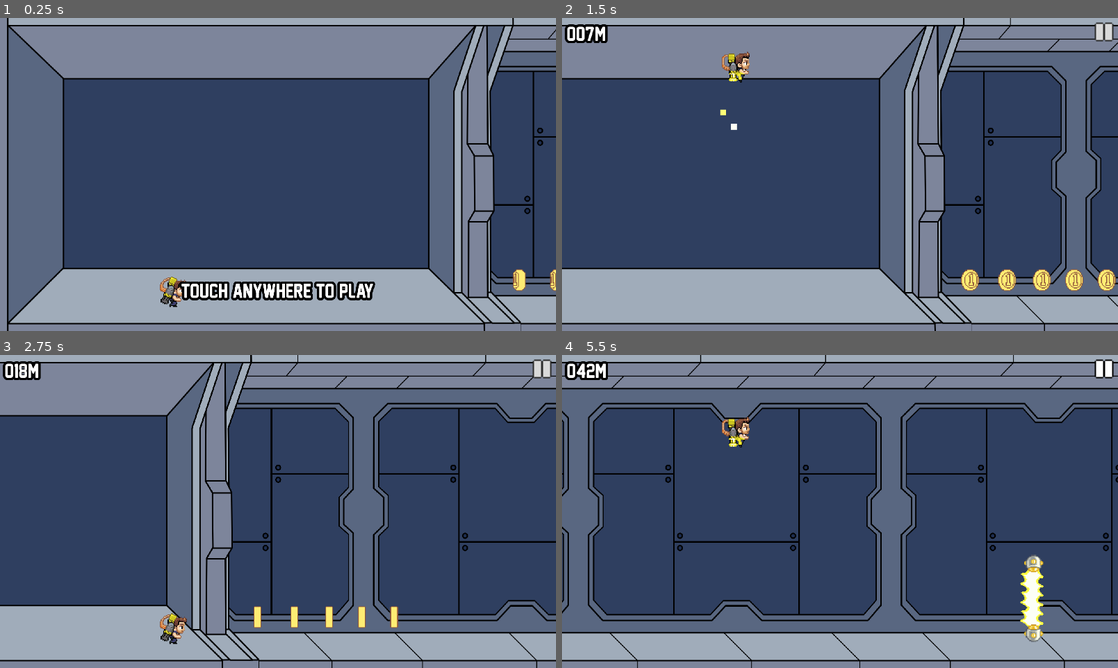
Above: before the commit, frames 1-4 (two rows, left to right).
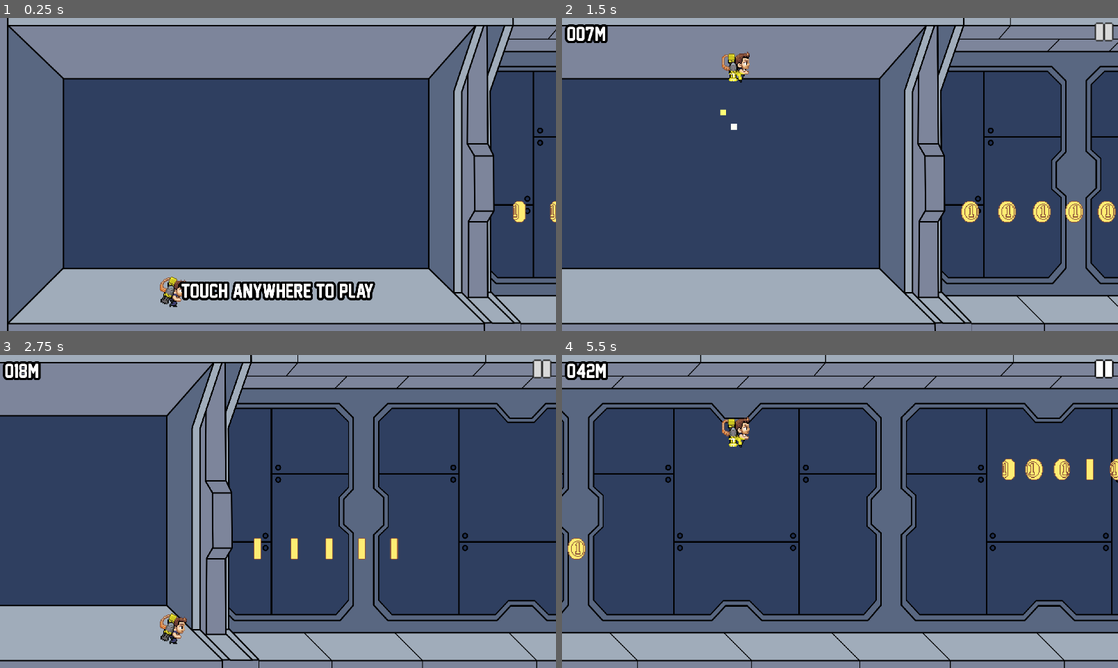
Above: after the commit, the same moments.

Repository: reyvanomario/data-dash
Game: Godot game, scene res://stages/main/main.tscn
Same seed, same stepped clock (60 frames per second), same inputs: the game is played once before the commit and once after it.
Inputs (mouse positions are in pixels of both pictures, inside the frame that each line leads up to):
- Up to frame 1 (0.25 s): no input
- Up to frame 2 (1.5 s): move the mouse to (962, 158) at 0.52 s; press the mouse at (962, 158) at 0.53 s; release the mouse at (962, 158) at 1.25 s; click (1106, 30) at 1.25 s
- Up to frame 3 (2.75 s): click (544, 367) at 2 s
- Up to frame 4 (5.5 s): click (1106, 367) at 2.75 s; move the mouse to (728, 527) at 3.52 s; click (728, 527) at 3.6 s; move the mouse to (895, 442) at 4.27 s; press the mouse at (895, 442) at 4.28 s; move the mouse to (812, 574) at 5.02 s; release the mouse at (812, 574) at 5.03 s; click (812, 574) at 5.1 s

The runs differ from the first frame. In frame 1, 0.4% of the frame differs, in the area x 92-100%, y 58-88%; in frame 2, 1.9%, in the area x 71-100%, y 58-88%; in frame 3, 1.0%; in frame 4, 1.7%.

Commit message:
Quick way of spawning coins

Diff:
--- a/entities/collectable/coin/coin.gd
+++ b/entities/collectable/coin/coin.gd
@@ -6,7 +6,18 @@
 @onready var visible_on_screen_notifier_2d: VisibleOnScreenNotifier2D = $VisibleOnScreenNotifier2D
 
 ## An array with possible spawn points.
-var possible_spawn_points: Array[Vector2] = [Vector2(2000, 0)]
+static var possible_spawn_points: Array[Vector2] = [
+	Vector2(2000, 120),
+	Vector2(2000, 394),
+	Vector2(2000, 667),
+	Vector2(2000, 940),
+]
+## The index of one position from all possible positions to spawn at.
+var position_index: int = 0 :
+	set(i):
+		if position_index > possible_spawn_points.size() - 1:
+			return
+		position_index = i
 ## Used to respawn or disable the coin.
 var enabled: bool = false :
 	set(e):
@@ -73,7 +84,7 @@
 
 ## Used to spawn the coin.
 func spawn() -> void:
-	position = possible_spawn_points.pick_random()
+	position = possible_spawn_points[position_index]
 	visible = true
 	process_mode = ProcessMode.PROCESS_MODE_INHERIT
 	spawned.emit()
--- a/stages/main/main.tscn
+++ b/stages/main/main.tscn
@@ -26,18 +26,19 @@
 position = Vector2(600, 940)
 
 [node name="IntervalSpawner" parent="." instance=ExtResource("5_s4wfr")]
+coin_scene = ExtResource("7_ukuuh")
 
 [node name="Coin" parent="." instance=ExtResource("7_ukuuh")]
-position = Vector2(1792, 903)
+position = Vector2(1792, 667)
 
 [node name="Coin2" parent="." instance=ExtResource("7_ukuuh")]
-position = Vector2(1920, 903)
+position = Vector2(1920, 667)
 
 [node name="Coin3" parent="." instance=ExtResource("7_ukuuh")]
-position = Vector2(2040, 903)
+position = Vector2(2040, 667)
 
 [node name="Coin4" parent="." instance=ExtResource("7_ukuuh")]
-position = Vector2(2152, 903)
+position = Vector2(2152, 667)
 
 [node name="Coin5" parent="." instance=ExtResource("7_ukuuh")]
-position = Vector2(2264, 903)
+position = Vector2(2264, 667)
--- a/utilities/spawner/interval_spawner.gd
+++ b/utilities/spawner/interval_spawner.gd
@@ -12,6 +12,8 @@
 
 ## Timer to track distance between intervals
 @onready var timer: Timer = $Timer
+## Timer to track distance between coint intervals
+@onready var coin_timer: Timer = $CoinTimer
 
 ## The minimum time between obstacles.[br]
 ## This will decrease while the game speed increases.
@@ -21,16 +23,20 @@
 var interval_max: float = 5.0
 ## All instantiated but disabled obstacles to be respawned.
 var obstacle_pool: Array[Obstacle] = []
+## All instantiated but disabled coins to be respawned.
+var coin_pool: Array[Coin] = []
 #endregion
 
 #region FUNCTIONS
 func _ready() -> void:
 	# always spawn a new obstacle and restart the timer when the timer reaches the end
 	timer.timeout.connect(func(): spawn_obstacle(); start_timer())
+	coin_timer.timeout.connect(func(): spawn_coins(randi_range(5, 10)); start_timer())
 	GameManager.game_changed.connect(func(game):
 		match game:
 			GameManager.Game.PLAYING:
 				start_timer()
+				start_coin_timer()
 			GameManager.Game.OVER, GameManager.Game.NEW:
 				timer.stop()
 	)
@@ -44,6 +50,15 @@
 	)
 	timer.start(time)
 
+## Start the coin interval timer.
+func start_coin_timer():
+	var interval_divider = GameManager.speed / GameManager.Speed.START
+	var time = randf_range(
+		interval_min / interval_divider,
+		interval_max / interval_divider
+	)
+	coin_timer.start(time)
+
 ## Get an obstacle, either a newly instantiated or a reusable.
 func get_obstacle() -> Obstacle:
 	if obstacle_pool.is_empty():
@@ -54,6 +69,16 @@
 		return obstacle
 	return obstacle_pool.pop_front()
 
+## Get a coin, either a newly instantiated or a reusable.
+func get_coin() -> Coin:
+	if coin_pool.is_empty():
+		var coin: Coin = coin_scene.instantiate()
+		add_child(coin)
+		# setup signal connections
+		coin.disabled.connect(func(): coin_pool.append(coin))
+		return coin
+	return coin_pool.pop_front()
+
 ## Spawn or respawn an obstacle.
 func spawn_obstacle() -> void:
 	# check if movement has stopped before continuing
@@ -62,4 +87,16 @@
 
 	var obstacle:Obstacle = self.get_obstacle()
 	obstacle.enabled = true
+
+func spawn_coins(amount: int) -> void:
+	# check if movement has stopped before continuing
+	if GameManager.game != GameManager.Game.PLAYING:
+		return
+
+	var coin_position: int = randi_range(0, Coin.possible_spawn_points.size() - 1)
+	for c in amount:
+		var coin: Coin = self.get_coin()
+		coin.position_index = coin_position
+		coin.enabled = true
+		await get_tree().create_timer(0.2).timeout
 #endregion
--- a/utilities/spawner/interval_spawner.tscn
+++ b/utilities/spawner/interval_spawner.tscn
@@ -8,3 +8,5 @@
 obstacle_scenes = Array[PackedScene]([ExtResource("2_1vmiy")])
 
 [node name="Timer" type="Timer" parent="."]
+
+[node name="CoinTimer" type="Timer" parent="."]
